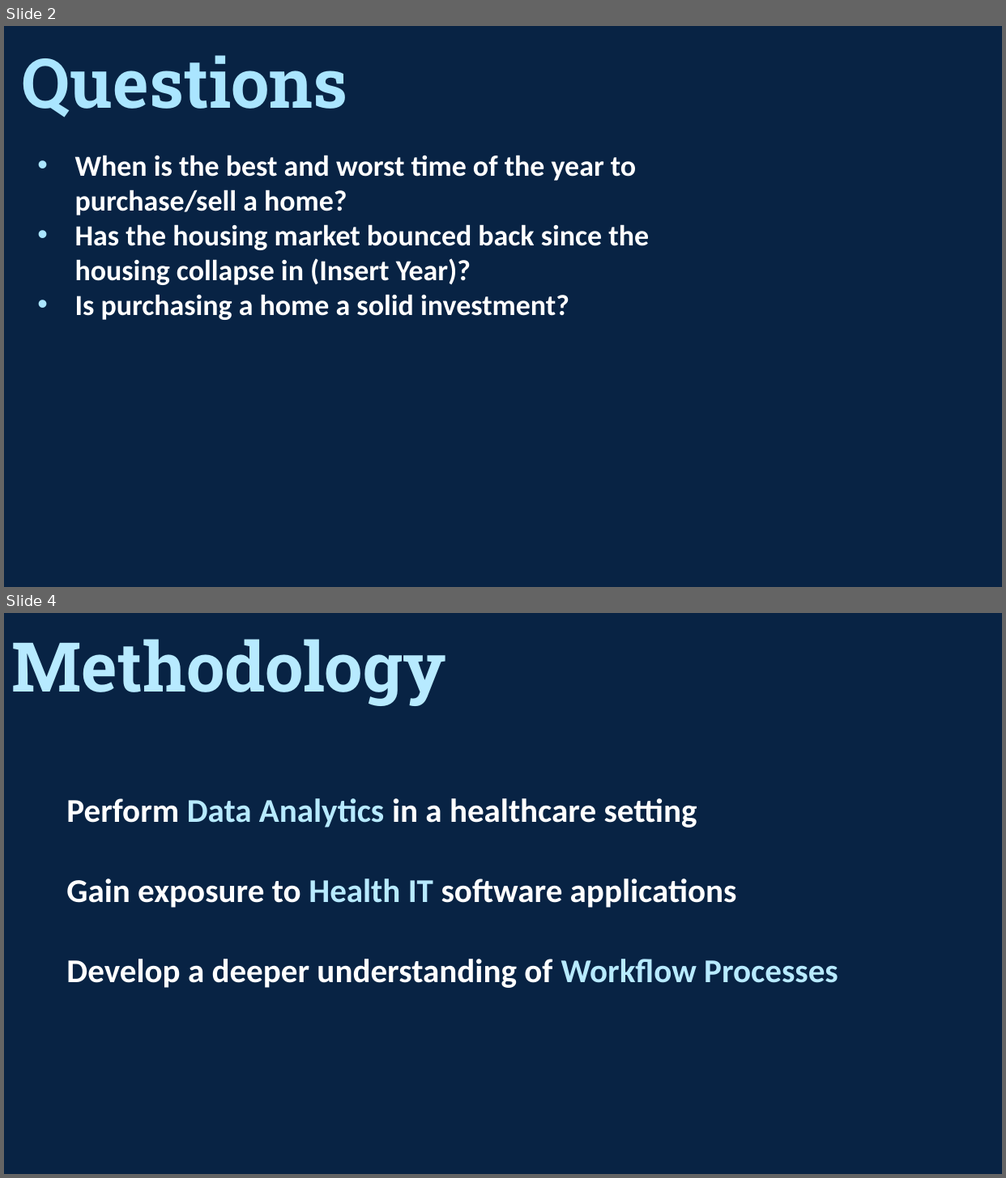
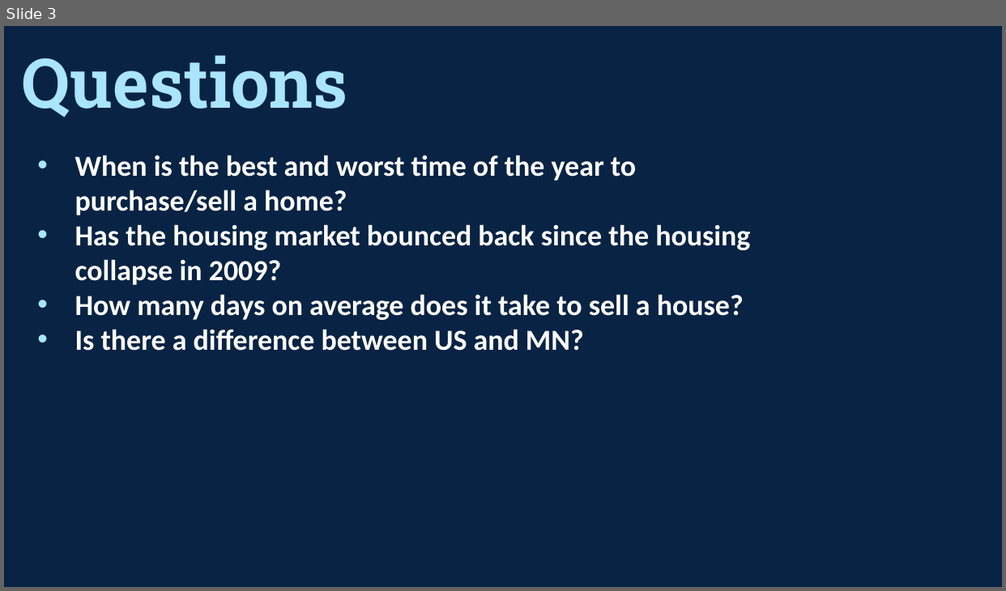
Before and after one commit to emobes22/project-one, a slide deck: Zillow_Powerpoint.pptx. Shown one above the other, each under a label of ours: slides 2 and 4 before the commit, slide 3 after it; the slides between them are not shown. The pictures are 1006x1178 and 1006x591 pixels, drawn with LibreOffice and Linux fonts; fonts in the diff are those of the drawing. Boxes give left, top, right and bottom in pixels: in the first picture for what was removed or moved away, otherwise in the second. Text is boxed around its words. In the diff, an @@ line names an element or a change of style, - is before the commit and + after.

```diff
--- a/Zillow_Powerpoint.pptx
+++ b/Zillow_Powerpoint.pptx
@@ slide 4 removed at <box>4,613,1002,1174</box>, background #082344 @@
@@ title removed at <box>11,639,446,706</box> @@
-Methodology
@@ text removed at <box>66,798,838,988</box> @@
-Perform Data Analytics in a healthcare setting
-Gain exposure to Health IT software applications
-Develop a deeper understanding of Workflow Processes
@@ what was slide 2 is now slide 3 @@
@@ slide 3 changed as well @@
@@ text at <box>75,224,750,351</box>: text changed @@
-• Has the housing market bounced back since the housing collapse in (Insert Year)?
-• Is purchasing a home a solid investment?
+• Has the housing market bounced back since the housing collapse in 2009?
+• How many days on average does it take to sell a house?
+• Is there a difference between US and MN?
```
Also in this commit, not shown: 1 other slide changed, 12 slides added, 13 other slides removed.
